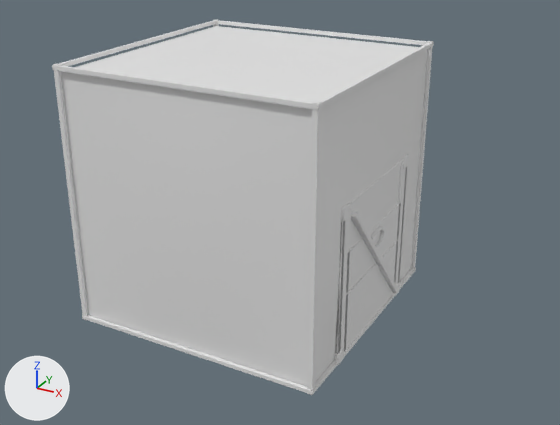
What one commit did to the glTF model public/models/props/military.glb.
Before and after are seen from a 50 mm lens placed at (1.43, -2.41, 1.6), pointed at (0.1, 0.0, 0.39). Arrows for +X, +Y and +Z are at lower left; the lights stay in place. The picture after the commit comes second.

Objects in the first picture: 'case', 'crate', 'hesco'.
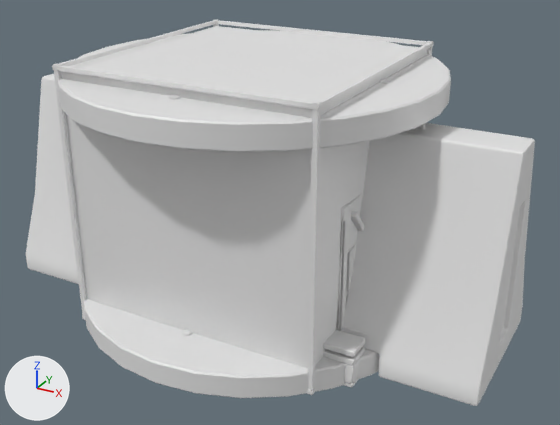
Boxes [x1, y1, x2, y2] around the edits, measured in the pictures (560 x 425 px):
'jersey', added
    after: [26, 74, 535, 406]
    faces in mat_concrete (white #e7e7e7): [26, 74, 535, 406]
'spool', added
    after: [58, 30, 451, 398]
    faces in mat_wood (white #e7e7e7): [58, 30, 451, 398]
'pallet', added
    after: [323, 327, 368, 388]
'case', unchanged, covered by the edit
    before: [344, 203, 401, 356]
    after: [346, 245, 356, 293]

The edits, one by one:
Material 'cable' (mat_cable) is new.
Its base color is (0.8, 0.8, 0.8) (white #e7e7e7).
Material 'concrete' (mat_concrete) is new.
Its base color is (0.8, 0.8, 0.8) (white #e7e7e7).
Mesh me_spool is new.
It has 2136 vertices, 4192 faces and spans x -0.7..0.7, y -0.7..0.7, z -0.01..0.96.
Faces by material slot: [516, 508, 3168].
It uses material mat_wood (white #e7e7e7).
It uses material mat_metal (white #e7e7e7).
It uses material mat_cable (white #e7e7e7).
Mesh me_pallet is new.
It has 528 vertices, 968 faces and spans x -0.6..0.6, y -0.4..0.4, z 0.0..0.144.
It uses material mat_wood (white #e7e7e7).
Mesh me_jersey is new.
It has 492 vertices, 980 faces and spans x -1.0..1.0, y -0.3..0.3, z 0.0..0.88.
Faces by material slot: [692, 288].
It uses material mat_concrete (white #e7e7e7).
It uses material mat_metal (white #e7e7e7).
Object 'spool' (ob_spool) is new; it shows me_spool.
Its location is (0.0, 0.0, 0.0).
Object 'pallet' (ob_pallet) is new; it shows me_pallet.
Its location is (0.0, 0.0, 0.0).
Object 'jersey' (ob_jersey) is new; it shows me_jersey.
Its location is (0.0, 0.0, 0.0).
